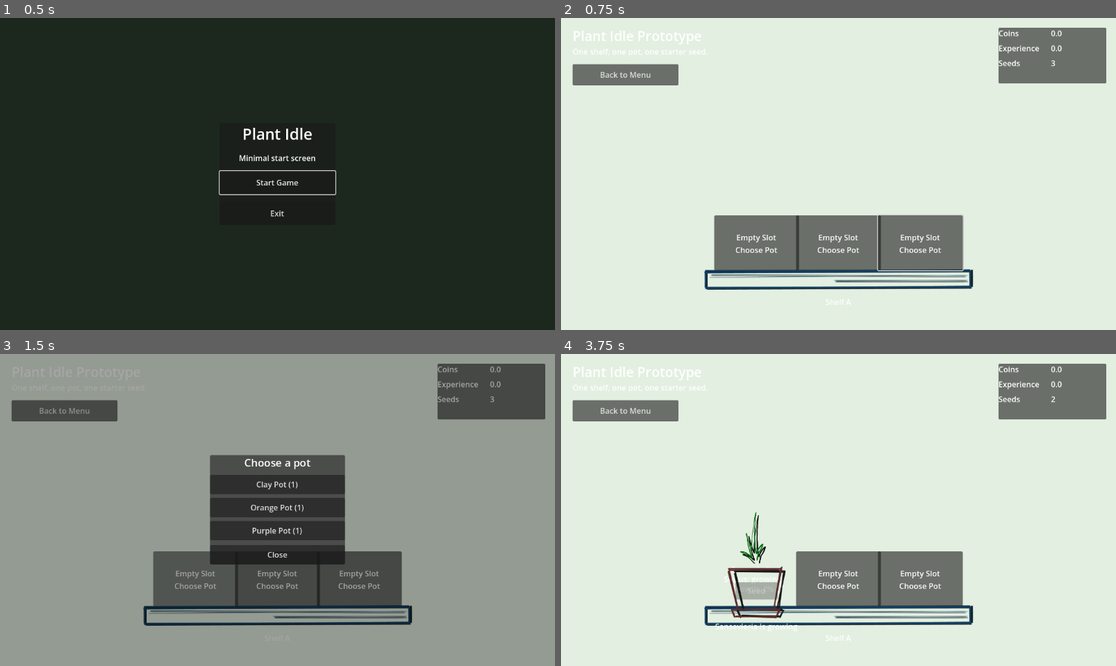
Above: before the commit, frames 1-4 (two rows, left to right).
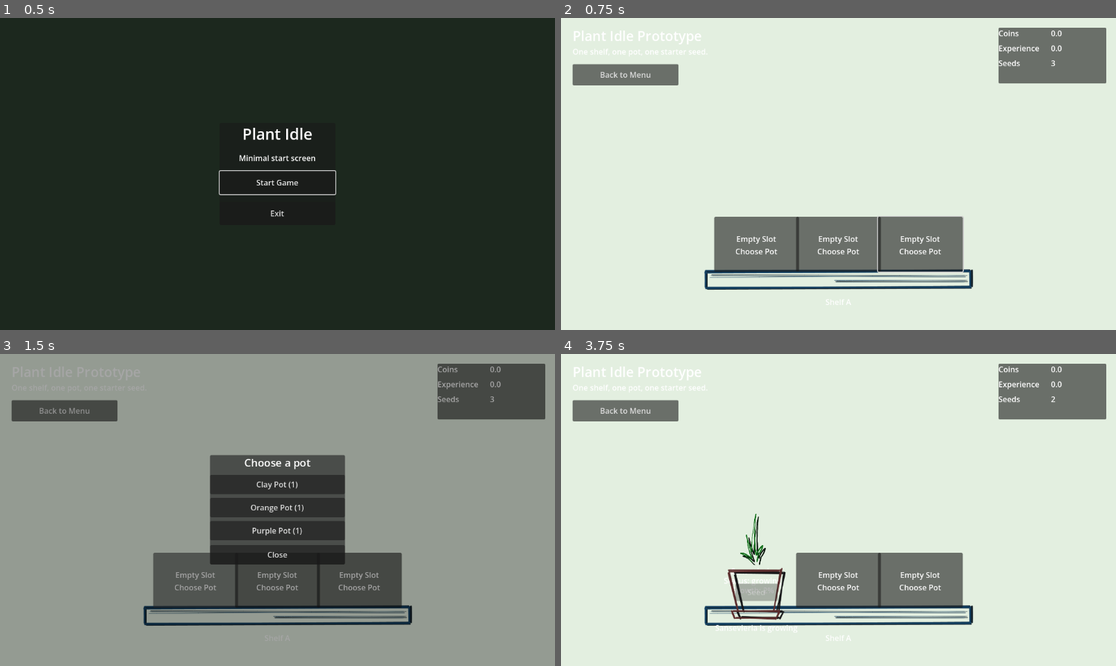
Above: after the commit, the same moments.

Repository: TorusHelm/imiidle
Game: Godot game, scene res://sceens/Main.tscn
Same seed, same stepped clock (60 frames per second), same inputs: the game is played once before the commit and once after it.
Inputs (mouse positions are in pixels of both pictures, inside the frame that each line leads up to):
- Up to frame 1 (0.5 s): no input
- Up to frame 2 (0.75 s): click "Start Game" at 0.5 s
- Up to frame 3 (1.5 s): click (194, 578) at 1.27 s
- Up to frame 4 (3.75 s): click "Clay Pot (1)" at 2 s; click "Seed" at 2.75 s; click "Sansevieria (1)" at 3.5 s

Frame 1 is identical in both runs. In frame 2, 1.0% of the frame differs, in the area x 27-73%, y 63-82%; in frame 3, 0.6%; in frame 4, 1.5%, in the area x 27-73%, y 50-90%.

Commit message:
Refactor shelves to marker-based layouts

Diff:
--- a/sceens/Shelf.tscn
+++ b/sceens/Shelf.tscn
@@ -1,15 +1,15 @@
-[gd_scene load_steps=3 format=3 uid="uid://chrt8p8hrj4v6"]
+[gd_scene load_steps=4 format=3 uid="uid://chrt8p8hrj4v6"]
 
-[ext_resource type="PackedScene" uid="uid://cyxm86es2rekc" path="res://sceens/Pot.tscn" id="1_kv6ga"]
-[ext_resource type="Script" path="res://scripts/shelf_view.gd" id="2_m2et8"]
-[ext_resource type="Texture2D" path="res://assets/shelfs/shelf-default.png" id="3_shelf"]
+[ext_resource type="Script" path="res://scripts/shelf_view.gd" id="1_5y27c"]
+[ext_resource type="Texture2D" path="res://assets/shelfs/shelf-default.png" id="2_khl7n"]
+[ext_resource type="Script" path="res://scripts/shelf_slot_marker.gd" id="3_7qvui"]
 
 [node name="Shelf" type="Control"]
 layout_mode = 3
 anchors_preset = 0
 offset_right = 700.0
 offset_bottom = 300.0
-script = ExtResource("2_m2et8")
+script = ExtResource("1_5y27c")
 
 [node name="ShelfTexture" type="TextureRect" parent="."]
 layout_mode = 0
@@ -29,26 +29,16 @@
 text = "Shelf A"
 horizontal_alignment = 1
 
-[node name="PotView0" parent="." instance=ExtResource("1_kv6ga")]
-unique_name_in_owner = true
-layout_mode = 0
-offset_left = 70.0
-offset_top = 0.0
-offset_right = 290.0
-offset_bottom = 266.0
+[node name="SlotsRoot" type="Node2D" parent="."]
 
-[node name="PotView1" parent="." instance=ExtResource("1_kv6ga")]
-unique_name_in_owner = true
-layout_mode = 0
-offset_left = 240.0
-offset_top = 0.0
-offset_right = 460.0
-offset_bottom = 266.0
+[node name="SlotMarker0" type="Marker2D" parent="SlotsRoot"]
+position = Vector2(180, 133)
+script = ExtResource("3_7qvui")
 
-[node name="PotView2" parent="." instance=ExtResource("1_kv6ga")]
-unique_name_in_owner = true
-layout_mode = 0
-offset_left = 410.0
-offset_top = 0.0
-offset_right = 630.0
-offset_bottom = 266.0
+[node name="SlotMarker1" type="Marker2D" parent="SlotsRoot"]
+position = Vector2(350, 133)
+script = ExtResource("3_7qvui")
+
+[node name="SlotMarker2" type="Marker2D" parent="SlotsRoot"]
+position = Vector2(520, 133)
+script = ExtResource("3_7qvui")
--- /dev/null
+++ b/sceens/ShelfTwoFloor.tscn
@@ -0,0 +1,54 @@
+[gd_scene load_steps=4 format=3]
+
+[ext_resource type="Script" path="res://scripts/shelf_view.gd" id="1_d9s2r"]
+[ext_resource type="Texture2D" path="res://assets/shelfs/shelf-two-floor.png" id="2_ajk1f"]
+[ext_resource type="Script" path="res://scripts/shelf_slot_marker.gd" id="3_vx3n1"]
+
+[node name="ShelfTwoFloor" type="Control"]
+layout_mode = 3
+anchors_preset = 0
+offset_right = 771.0
+offset_bottom = 562.0
+script = ExtResource("1_d9s2r")
+
+[node name="ShelfTexture" type="TextureRect" parent="."]
+layout_mode = 0
+offset_right = 771.0
+offset_bottom = 562.0
+texture = ExtResource("2_ajk1f")
+expand_mode = 1
+stretch_mode = 5
+
+[node name="ShelfTitle" type="Label" parent="."]
+layout_mode = 0
+offset_top = 528.0
+offset_right = 771.0
+offset_bottom = 552.0
+text = "Shelf B"
+horizontal_alignment = 1
+
+[node name="SlotsRoot" type="Node2D" parent="."]
+
+[node name="SlotMarker0" type="Marker2D" parent="SlotsRoot"]
+position = Vector2(160, 142)
+script = ExtResource("3_vx3n1")
+
+[node name="SlotMarker1" type="Marker2D" parent="SlotsRoot"]
+position = Vector2(386, 142)
+script = ExtResource("3_vx3n1")
+
+[node name="SlotMarker2" type="Marker2D" parent="SlotsRoot"]
+position = Vector2(610, 142)
+script = ExtResource("3_vx3n1")
+
+[node name="SlotMarker3" type="Marker2D" parent="SlotsRoot"]
+position = Vector2(160, 422)
+script = ExtResource("3_vx3n1")
+
+[node name="SlotMarker4" type="Marker2D" parent="SlotsRoot"]
+position = Vector2(386, 422)
+script = ExtResource("3_vx3n1")
+
+[node name="SlotMarker5" type="Marker2D" parent="SlotsRoot"]
+position = Vector2(610, 422)
+script = ExtResource("3_vx3n1")
--- a/scripts/game_screen.gd
+++ b/scripts/game_screen.gd
@@ -13,6 +13,7 @@
 
 
 func _ready() -> void:
+	game_state.ensure_shelf_slot_capacity(shelf_view.get_slot_count())
 	_refresh_ui()
 
 
--- a/scripts/game_state.gd
+++ b/scripts/game_state.gd
@@ -8,7 +8,7 @@
 var plant_definitions: Dictionary = {}
 var pot_inventory: Dictionary = {}
 var pot_definitions: Dictionary = {}
-var shelf_slots: Array = [null, null, null]
+var shelf_slots: Array = []
 var growth_system := GrowthSystem.new()
 
 
@@ -67,6 +67,20 @@
 	pot_inventory[default_pot.id] = 1
 	pot_inventory[orange_pot.id] = 1
 	pot_inventory[purple_pot.id] = 1
+
+	ensure_shelf_slot_capacity(3)
+
+
+func ensure_shelf_slot_capacity(slot_count: int) -> void:
+	if slot_count <= 0:
+		shelf_slots.clear()
+		return
+
+	while shelf_slots.size() < slot_count:
+		shelf_slots.append(null)
+
+	while shelf_slots.size() > slot_count:
+		shelf_slots.resize(slot_count)
 
 
 func has_any_seed() -> bool:
--- /dev/null
+++ b/scripts/shelf_slot_marker.gd
@@ -0,0 +1,2 @@
+class_name ShelfSlotMarker
+extends Marker2D
--- a/scripts/shelf_view.gd
+++ b/scripts/shelf_view.gd
@@ -5,27 +5,30 @@
 signal pot_slot_pressed(slot_index: int)
 signal seed_slot_pressed(slot_index: int)
 
-@onready var pot_view_0: PotView = %PotView0
-@onready var pot_view_1: PotView = %PotView1
-@onready var pot_view_2: PotView = %PotView2
+const POT_VIEW_SCENE := preload("res://sceens/Pot.tscn")
+
+
+var _pot_views: Array[PotView] = []
+
+
+@onready var slots_root: Node2D = $SlotsRoot
 
 
 func _ready() -> void:
-	var pot_views: Array[PotView] = [pot_view_0, pot_view_1, pot_view_2]
-	for index in pot_views.size():
-		pot_views[index].set_slot_index(index)
-		pot_views[index].pot_button_pressed.connect(_on_pot_button_pressed)
-		pot_views[index].seed_button_pressed.connect(_on_seed_button_pressed)
+	_build_slot_views()
 
 
 func update_view(game_state: GameState) -> void:
-	var pot_views: Array[PotView] = [pot_view_0, pot_view_1, pot_view_2]
-	for index in pot_views.size():
-		pot_views[index].update_view(
+	for index in _pot_views.size():
+		_pot_views[index].update_view(
 			game_state.get_pot_in_slot(index),
 			game_state.can_place_pot(index),
 			game_state.can_plant_seed_in_slot(index)
 		)
+
+
+func get_slot_count() -> int:
+	return _pot_views.size()
 
 
 func _on_pot_button_pressed(slot_index: int) -> void:
@@ -34,3 +37,28 @@
 
 func _on_seed_button_pressed(slot_index: int) -> void:
 	seed_slot_pressed.emit(slot_index)
+
+
+func _build_slot_views() -> void:
+	var markers := _get_slot_markers()
+
+	for index in markers.size():
+		var pot_view: PotView = POT_VIEW_SCENE.instantiate()
+		pot_view.name = "PotView%d" % index
+		pot_view.position = markers[index].position - (pot_view.size / 2.0)
+		pot_view.set_slot_index(index)
+		pot_view.pot_button_pressed.connect(_on_pot_button_pressed)
+		pot_view.seed_button_pressed.connect(_on_seed_button_pressed)
+		slots_root.add_child(pot_view)
+		_pot_views.append(pot_view)
+
+
+func _get_slot_markers() -> Array[ShelfSlotMarker]:
+	var markers: Array[ShelfSlotMarker] = []
+
+	for child in slots_root.get_children():
+		if child is ShelfSlotMarker:
+			markers.append(child)
+
+	markers.sort_custom(func(a: ShelfSlotMarker, b: ShelfSlotMarker): return a.position.x < b.position.x)
+	return markers
Binary file added: assets/shelfs/shelf-two-floor.png
Not shown, added: assets/shelfs/shelf-two-floor.png.import
Not shown: 1 places in sceens/Shelf.tscn that only renumber resources
Not shown, added: scripts/shelf_slot_marker.gd.uid
